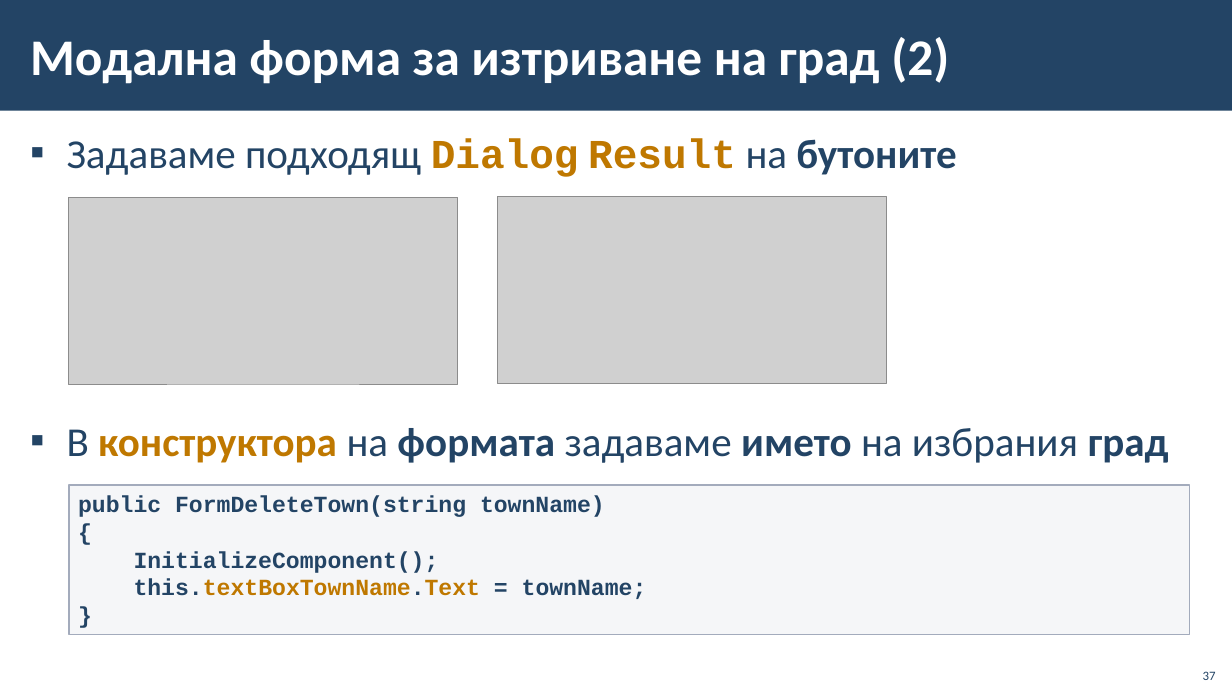
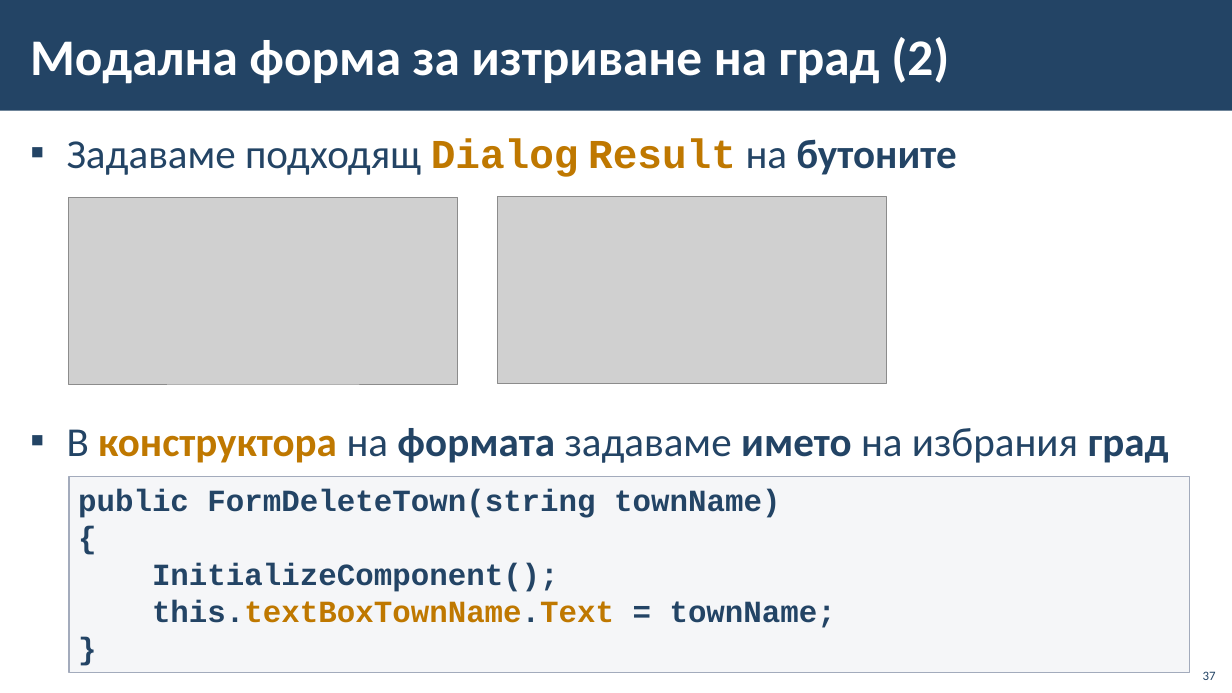
Before and after one commit to BG-IT-Edu/School-Programming, a slide deck: slide 37 of Courses/Software-Sciences/Module-4-Information-Systems-New/06-CRUD-with-EF-and-Windows-Forms/06-CRUD-with-EF-Core-and-Windows-Forms.pptx. Drawn at 1232x693 pixels with LibreOffice and Linux fonts; fonts in the diff are those of the drawing; grey boxes stand for pictures; background and template pictures are left out. Boxes give left, top, right and bottom in pixels: in the first picture for what was removed or moved away, otherwise in the second. Text is boxed around its words. In the diff, an @@ line names an element or a change of style, - is before the commit and + after.

```diff
--- a/Courses/Software-Sciences/Module-4-Information-Systems-New/06-CRUD-with-EF-and-Windows-Forms/06-CRUD-with-EF-Core-and-Windows-Forms.pptx
+++ b/Courses/Software-Sciences/Module-4-Information-Systems-New/06-CRUD-with-EF-and-Windows-Forms/06-CRUD-with-EF-Core-and-Windows-Forms.pptx
@@ rectangle "public FormDeleteTown(string townName)": place and size @@
-rectangle "public FormDeleteTown(string townName)" at bbox=[69, 485, 1190, 635]
+rectangle "public FormDeleteTown(string townName)" at bbox=[69, 477, 1190, 673]
@@ rectangle "public FormDeleteTown(string townName)" at bbox=[69, 477, 1190, 673]: size 18 to 24 pt @@
```
Also in this commit, not shown: 2 other slides changed.
